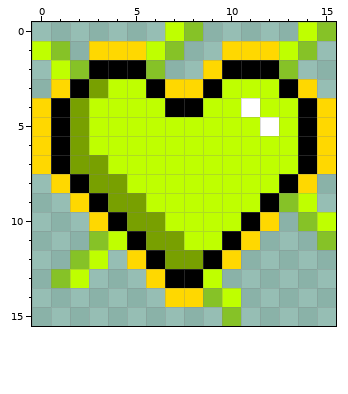
Two states of a pixel-art sprite, src/main/resources/assets/titanfabric/textures/mob_effect/immunity.png. Above is the file before it was changed.
The file is 16x16 pixels. Colours within 5 levels of each other are drawn and written as one.
The same view after the edit:
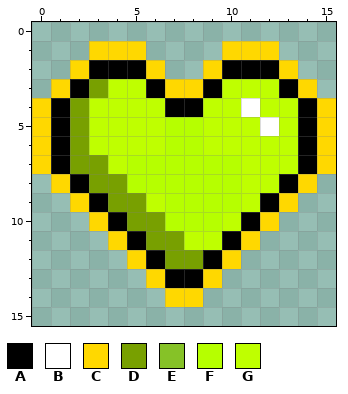
Palette (. is transparent): A #000000  B #ffffff  C #ffd800  D #78a000  E #86c227  F #b6ff00  G #bfff00
What changed:
y 0: x 7..8 GE -> ..; x 14..15 GE -> ..
y 1: x 0..1 GE -> ..; x 6..7 GE -> ..; x 13..14 GE -> ..
y 2: x 1..2 GE -> .C; x 6 E -> C; x 13 E -> C
y 5..6: x 7..8 GG -> FF
y 7..8: x 5..10 GGGGGG -> FFFFFF
y 9: x 7..10 GGGG -> FFFF; x 13..14 EG -> C.
y 10: x 7..9 GGG -> FFF; x 14..15 EG -> ..
y 11: x 3..4 EG -> .C; x 15 E -> .
y 12: x 2..3 EG -> ..
y 13: x 1..2 EG -> ..; x 9 G -> C
y 14: x 9..10 EG -> ..
y 15: x 10 E -> .
